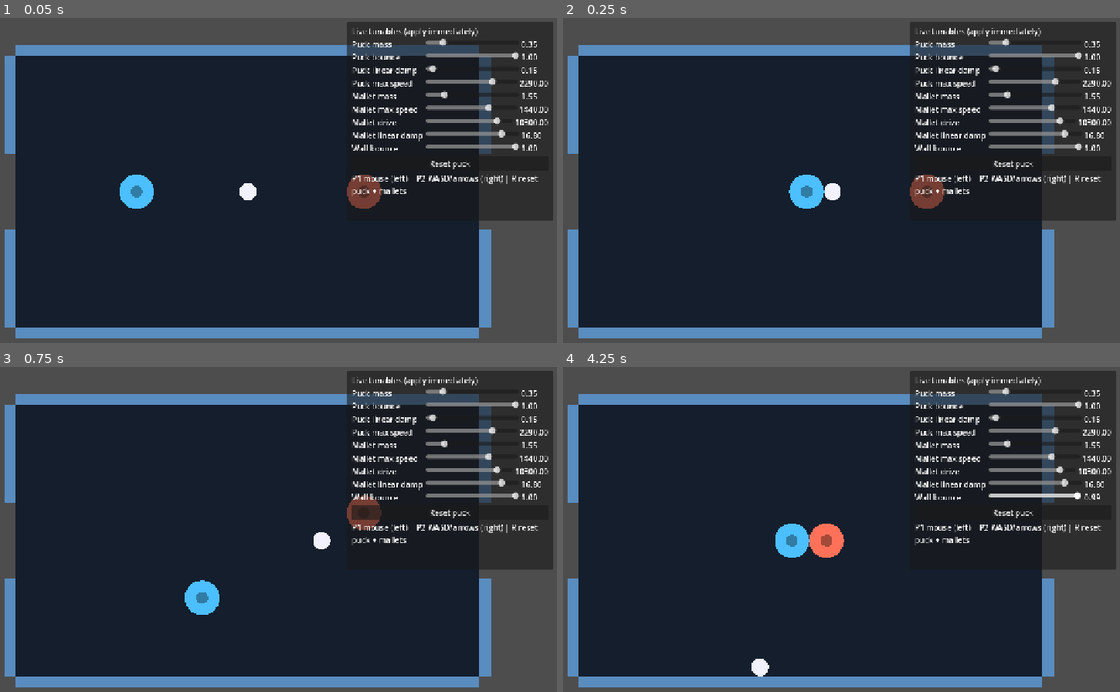
Above: before the commit, frames 1-4 (two rows, left to right).
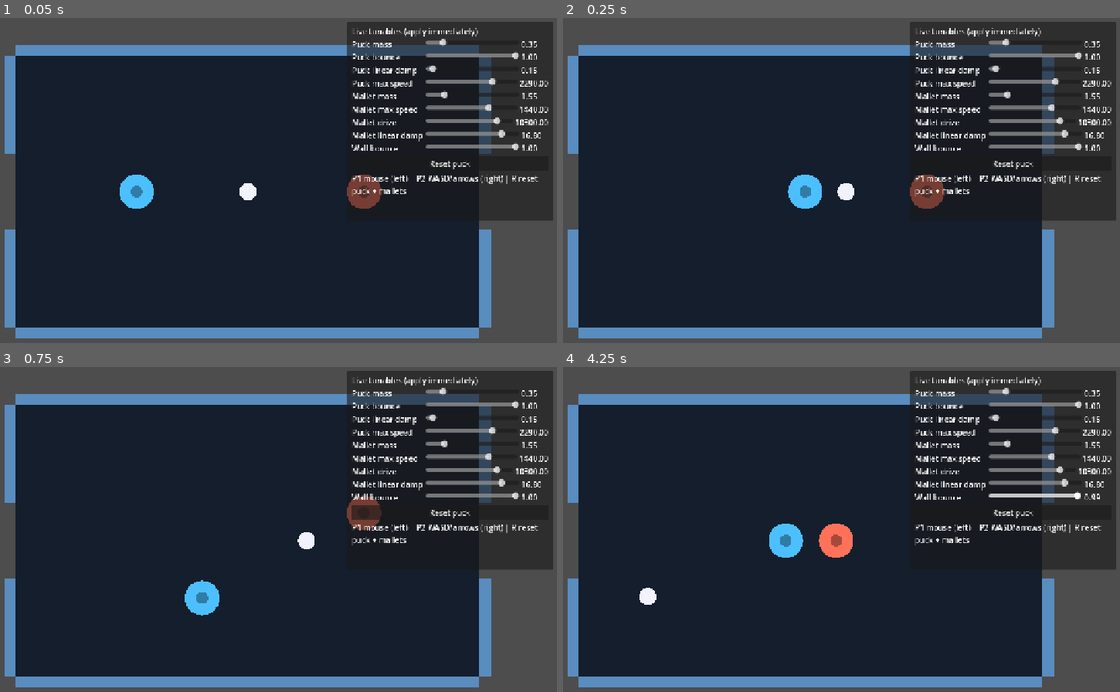
Above: after the commit, the same moments.

Repository: waigore/airhockey
Game: Godot game, scene res://scenes/main.tscn
The game is run twice, just before and just after one commit, with the same random seed, the same clock (stepped at 60 frames per second) and the same inputs.
Inputs (mouse positions are in pixels of both pictures, inside the frame that each line leads up to):
- Up to frame 1 (0.05 s): no input
- Up to frame 2 (0.25 s): no input
- Up to frame 3 (0.75 s): tap Enter at 0.5 s; move the mouse to (217, 610) at 0.52 s; hold Up from 0.53 s (still down); tap R at 0.6 s
- Up to frame 4 (4.25 s): release Up at 1.25 s; click "Reset puck" at 1.25 s; move the mouse to (997, 591) at 2.02 s; hold Up 2.03-2.78 s; tap R at 2.1, 2.85, 3.6 s; tap Space at 2.75 s; move the mouse to (624, 487) at 2.77 s; hold Left from 2.78 s (still down); move the mouse to (841, 539) at 3.52 s

Frame 1 is identical in both runs. In frame 2, 0.3% of the frame differs, in the area x 40-53%, y 48-59%; in frame 3, 0.3%; in frame 4, 1.1%, in the area x 13-53%, y 48-96%.

Commit message:
Restore material wall bounce; keep explicit puck damp.
Custom contact restitution was zeroing rebounds. Bounce returns to PhysicsMaterials; flight bleed still comes only from the damp slider.

Co-authored-by: Cursor <cursoragent@cursor.com>

Diff:
--- a/pocs/physics-feel-live-tunables/scripts/mallet.gd
+++ b/pocs/physics-feel-live-tunables/scripts/mallet.gd
@@ -64,8 +64,7 @@
 	mass = tunables.mallet_mass
 	linear_damp = 0.0
 	var mat := PhysicsMaterial.new()
-	# Puck applies custom restitution; mallet face stays 0-bounce here.
-	mat.bounce = 0.0
+	mat.bounce = 0.85
 	mat.friction = 0.0
 	mat.absorbent = false
 	physics_material_override = mat
--- a/pocs/physics-feel-live-tunables/scripts/puck.gd
+++ b/pocs/physics-feel-live-tunables/scripts/puck.gd
@@ -1,8 +1,8 @@
 extends RigidBody2D
 
 ## Puck: RigidBody2D with live mass/bounce/damp/max-speed.
-## Flight energy bleed is applied here from puck_linear_damp only (engine damp = 0).
-## Wall restitution is applied here from bounce sliders (materials stay at 0 bounce).
+## Flight bleed is explicit from puck_linear_damp only (engine damp = 0).
+## Wall/mallet restitution uses PhysicsMaterial bounce (engine solver).
 
 var tunables: PoCTunables
 
@@ -13,7 +13,7 @@
 	lock_rotation = true
 	continuous_cd = RigidBody2D.CCD_MODE_CAST_SHAPE
 	contact_monitor = true
-	max_contacts_reported = 8
+	max_contacts_reported = 4
 	linear_damp_mode = RigidBody2D.DAMP_MODE_REPLACE
 	angular_damp_mode = RigidBody2D.DAMP_MODE_REPLACE
 	linear_damp = 0.0
@@ -42,12 +42,10 @@
 	if tunables == null:
 		return
 	mass = tunables.puck_mass
-	# Engine damp stays 0 — bleed is applied explicitly in _integrate_forces.
+	# Engine damp stays 0 — flight bleed is applied in _integrate_forces only.
 	linear_damp = 0.0
 	var mat := PhysicsMaterial.new()
-	# Restitution handled in _integrate_forces so solver soft-contacts cannot
-	# look like unexplained damp. Mallet bounce uses a fixed face coefficient.
-	mat.bounce = 0.0
+	mat.bounce = tunables.puck_bounce
 	mat.friction = 0.0
 	mat.absorbent = false
 	physics_material_override = mat
@@ -57,18 +55,6 @@
 	if tunables == null:
 		return
 	var v := state.linear_velocity
-
-	# Custom restitution from contacts (materials are 0-bounce).
-	for i in state.get_contact_count():
-		var n := state.get_contact_local_normal(i)
-		if n.length_squared() < 0.0001:
-			continue
-		n = n.normalized()
-		var vn := v.dot(n)
-		if vn >= 0.0:
-			continue
-		var b := _bounce_against(state.get_contact_collider_object(i))
-		v -= (1.0 + b) * vn * n
 
 	# Intentional flight bleed — only from the damp slider (0 = no damp bleed).
 	var damp := tunables.puck_linear_damp
@@ -82,14 +68,6 @@
 	state.linear_velocity = v
 
 
-func _bounce_against(collider: Object) -> float:
-	if collider is StaticBody2D:
-		# Same combine rule as Godot materials (add, clamp).
-		return clampf(tunables.puck_bounce + tunables.wall_bounce, 0.0, 1.0)
-	# Mallet / other rigid: puck bounce plus a solid face (no separate mallet bounce tunable).
-	return clampf(tunables.puck_bounce + 0.85, 0.0, 1.0)
-
-
 func reset_to(pos: Vector2) -> void:
 	global_position = pos
 	linear_velocity = Vector2.ZERO
--- a/pocs/physics-feel-live-tunables/scripts/walls.gd
+++ b/pocs/physics-feel-live-tunables/scripts/walls.gd
@@ -59,10 +59,8 @@
 func _apply() -> void:
 	if tunables == null:
 		return
-	# Bounce is applied on the puck (custom restitution). Keep wall materials at 0
-	# so the solver does not double-apply or soft-bleed into "fake damp".
 	var mat := PhysicsMaterial.new()
-	mat.bounce = 0.0
+	mat.bounce = tunables.wall_bounce
 	mat.friction = 0.0
 	mat.absorbent = false
 	for b in _bodies:
Not shown, changed: pocs/physics-feel-live-tunables/README.md
